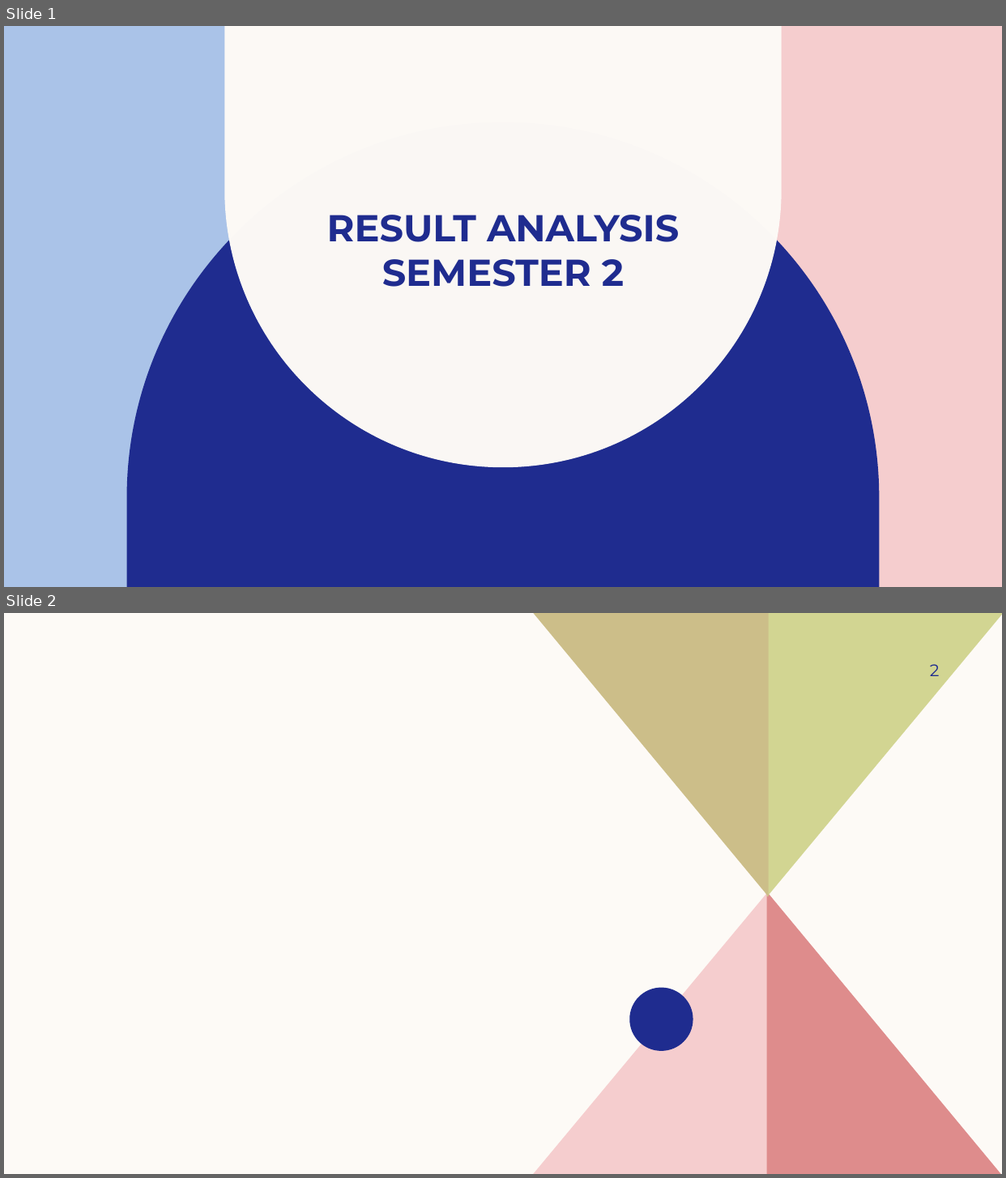
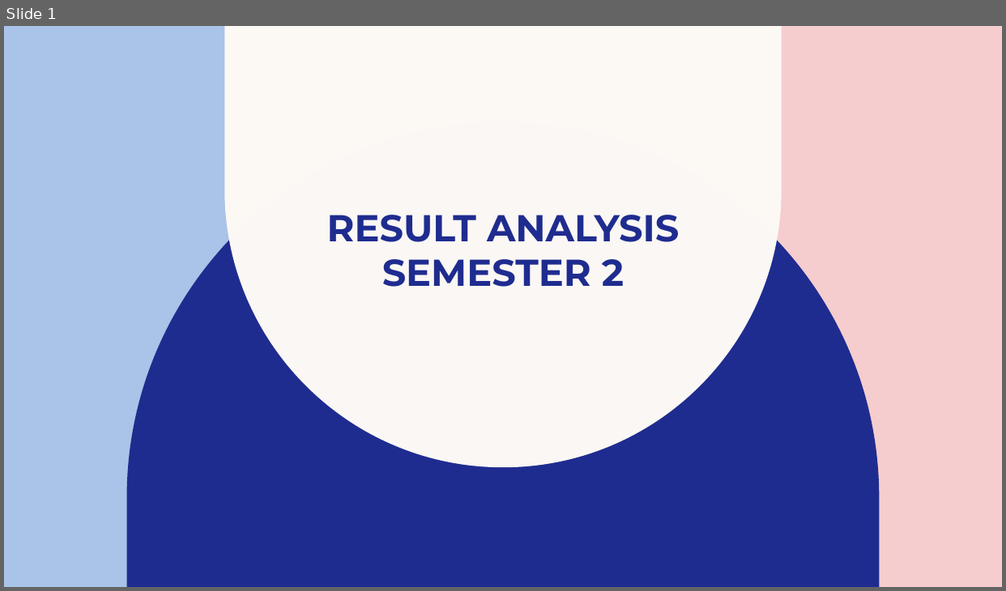
Before and after one commit to codedbyshreena/Office-automation-tools, a slide deck: PPT_Analysis_370.pptx. Shown one above the other, each under a label of ours: slides 1 and 2 before the commit, slide 1 after it. The pictures are 1006x1178 and 1006x591 pixels, drawn with LibreOffice and Linux fonts; fonts in the diff are those of the drawing. Boxes give left, top, right and bottom in pixels: in the first picture for what was removed or moved away, otherwise in the second. Text is boxed around its words. In the diff, an @@ line names an element or a change of style, - is before the commit and + after.

```diff
--- a/PPT_Analysis_370.pptx
+++ b/PPT_Analysis_370.pptx
@@ slide 2 removed at (x1=4, y1=613, x2=1002, y2=1174), background #FDFAF6 @@
@@ freeform shape removed at (x1=533, y1=613, x2=769, y2=897) @@
@@ freeform shape removed at (x1=767, y1=613, x2=1002, y2=897) @@
@@ page number removed at (x1=930, y1=664, x2=940, y2=676) @@
-2
@@ freeform shape removed at (x1=533, y1=892, x2=769, y2=1174) @@
@@ freeform shape removed at (x1=767, y1=892, x2=1002, y2=1174) @@
@@ freeform shape removed at (x1=630, y1=988, x2=693, y2=1052) @@
```
Also in this commit, not shown: 5 slides added.
